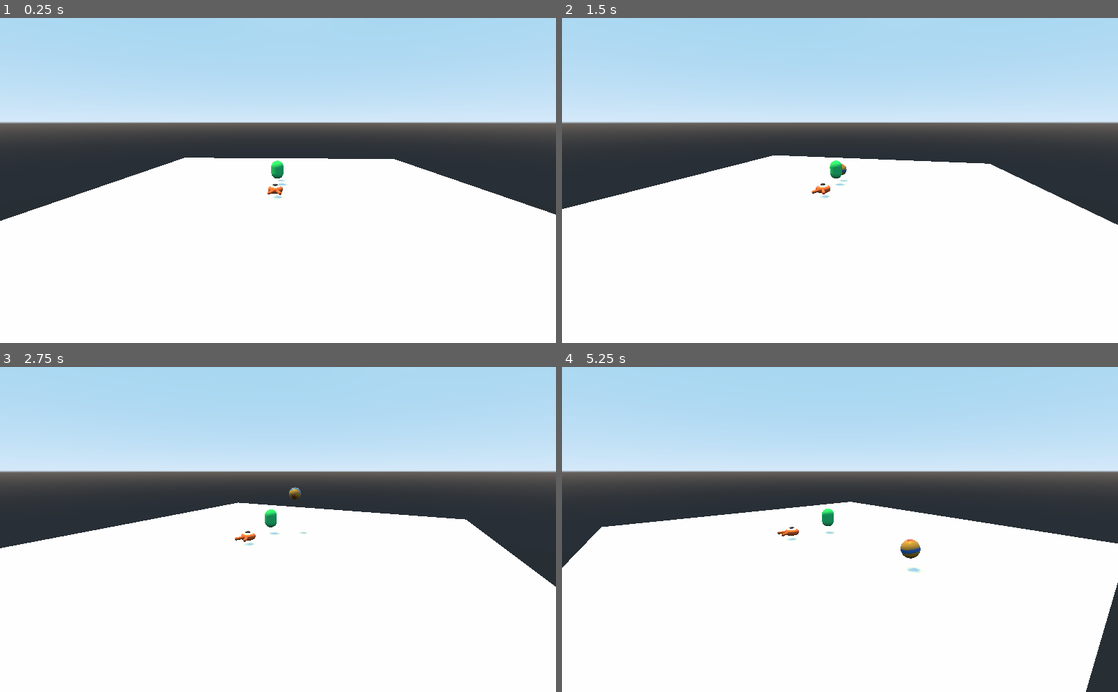
Above: before the commit, frames 1-4 (two rows, left to right).
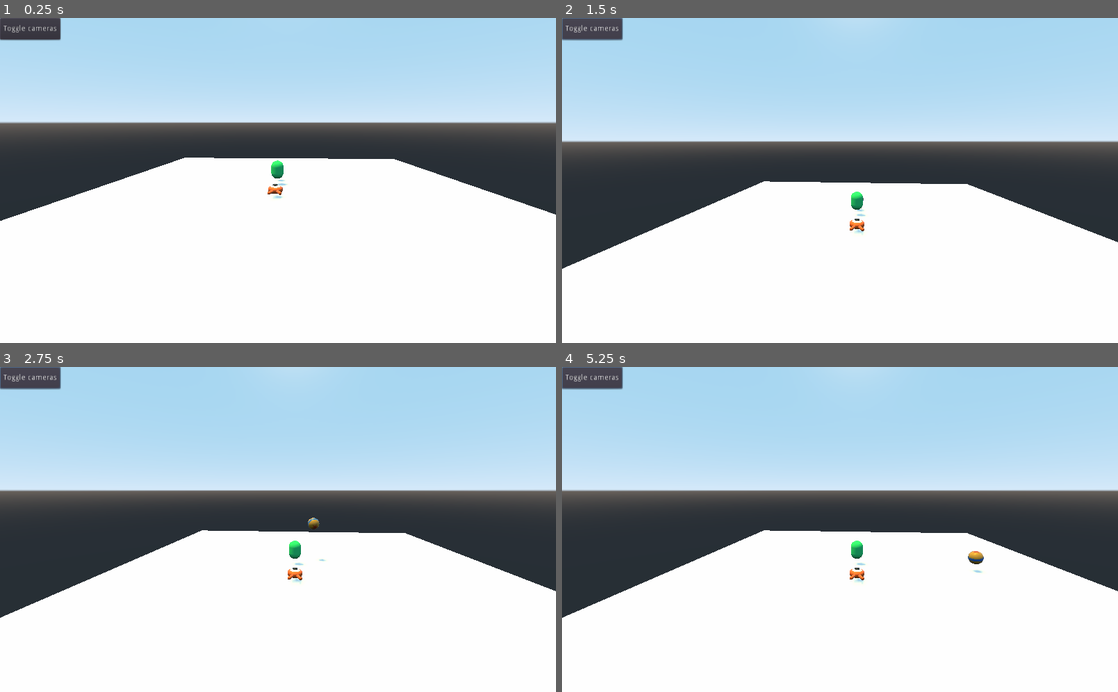
Above: after the commit, the same moments.

Repository: nkrsic/first-godot-3d
Game: Godot game, scene res://Main.tscn
The game is run twice, just before and just after one commit, with the same random seed, the same clock (stepped at 60 frames per second) and the same inputs.
Inputs (mouse positions are in pixels of both pictures, inside the frame that each line leads up to):
- Up to frame 1 (0.25 s): no input
- Up to frame 2 (1.5 s): click (589, 27) at 0.5 s, where only the run after the commit has a clickable "Toggle cameras"; hold D (ball_right) from 1.28 s (still down)
- Up to frame 3 (2.75 s): tap Shift (ball_jump) at 1.52, 2.27 s; release D (ball_right) at 2.03 s; hold S (ball_down) from 2.03 s (still down)
- Up to frame 4 (5.25 s): release S (ball_down) at 2.78 s; hold D (ball_right) 2.78-3.53 s; hold W (ball_up) 3.53-4.28 s; tap Shift (ball_jump) at 3.77, 4.52 s; hold A (ball_left) from 4.28 s (still down)

The runs differ from the first frame. In frame 1, 0.8% of the frame differs, in the area x 0-11%, y 0-8%; in frame 2, 19%; in frame 3, 20%; in frame 4, 22%, in the area x 0-100%, y 0-100%.

Commit message:
Add button to toggle cameras

Diff:
--- a/Main.gd
+++ b/Main.gd
@@ -6,3 +6,8 @@
 	print(event.as_text())
 	if event.is_action_pressed("ui_focus_next"):
 		stationary_cam.current = not stationary_cam.current
+
+
+
+func _on_Button_pressed():
+	stationary_cam.current = not stationary_cam.current # Replace with function body.
--- a/Main.tscn
+++ b/Main.tscn
@@ -12,6 +12,11 @@
 
 [sub_resource type="CubeMesh" id=2]
 size = Vector3( 60, 2, 60 )
+
+[sub_resource type="Shader" id=4]
+
+[sub_resource type="ShaderMaterial" id=5]
+shader = SubResource( 4 )
 
 [node name="Main" type="Node"]
 script = ExtResource( 3 )
@@ -50,3 +55,18 @@
 [node name="OuterCamera" parent="." instance=ExtResource( 5 )]
 transform = Transform( 1, 0, 0, 0, 1, 0, 0, 0, 1, 0, 10, 40 )
 script = ExtResource( 6 )
+
+[node name="CanvasLayer" type="CanvasLayer" parent="."]
+
+[node name="AspectRatioContainer" type="AspectRatioContainer" parent="CanvasLayer"]
+material = SubResource( 5 )
+margin_right = 111.0
+margin_bottom = 40.0
+hint_tooltip = "Toggle cameras"
+
+[node name="Button" type="Button" parent="CanvasLayer/AspectRatioContainer"]
+margin_right = 111.0
+margin_bottom = 40.0
+text = "Toggle cameras"
+
+[connection signal="pressed" from="CanvasLayer/AspectRatioContainer/Button" to="." method="_on_Button_pressed"]
Not shown: 1 places in Main.tscn that only renumber resources
